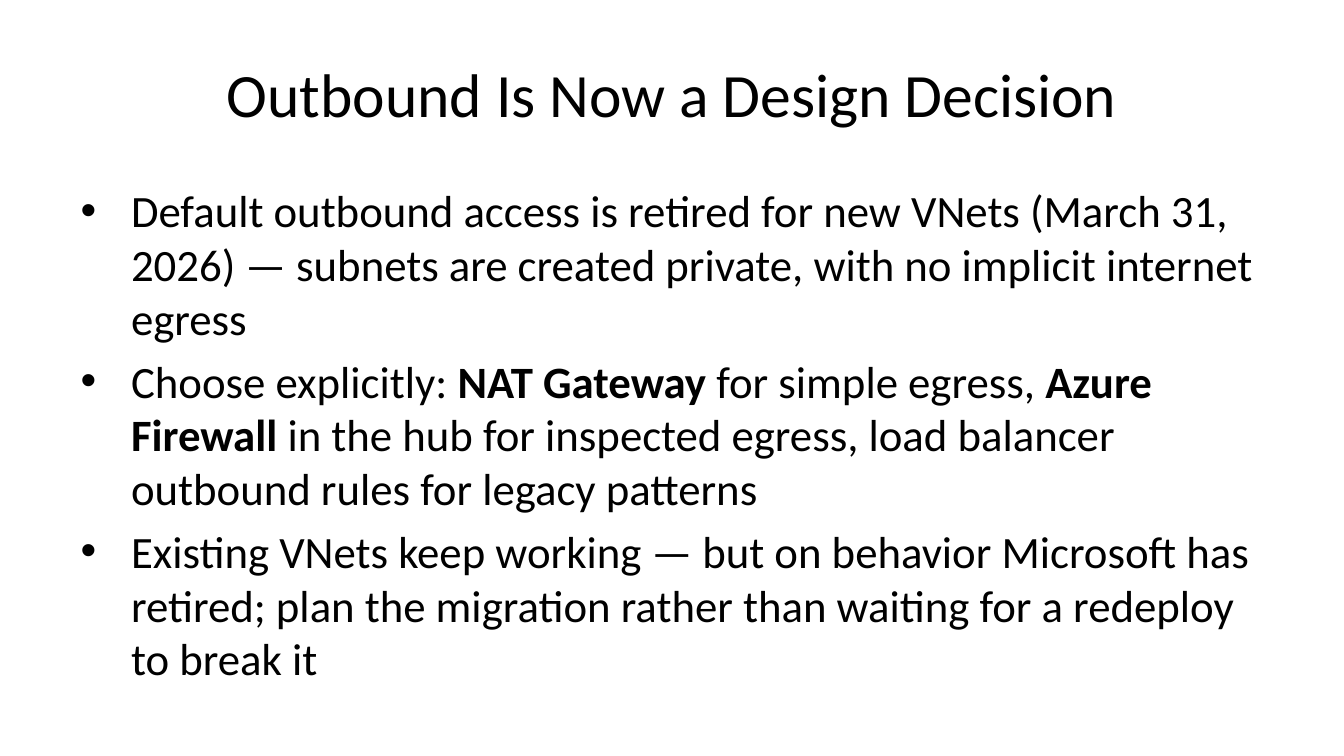
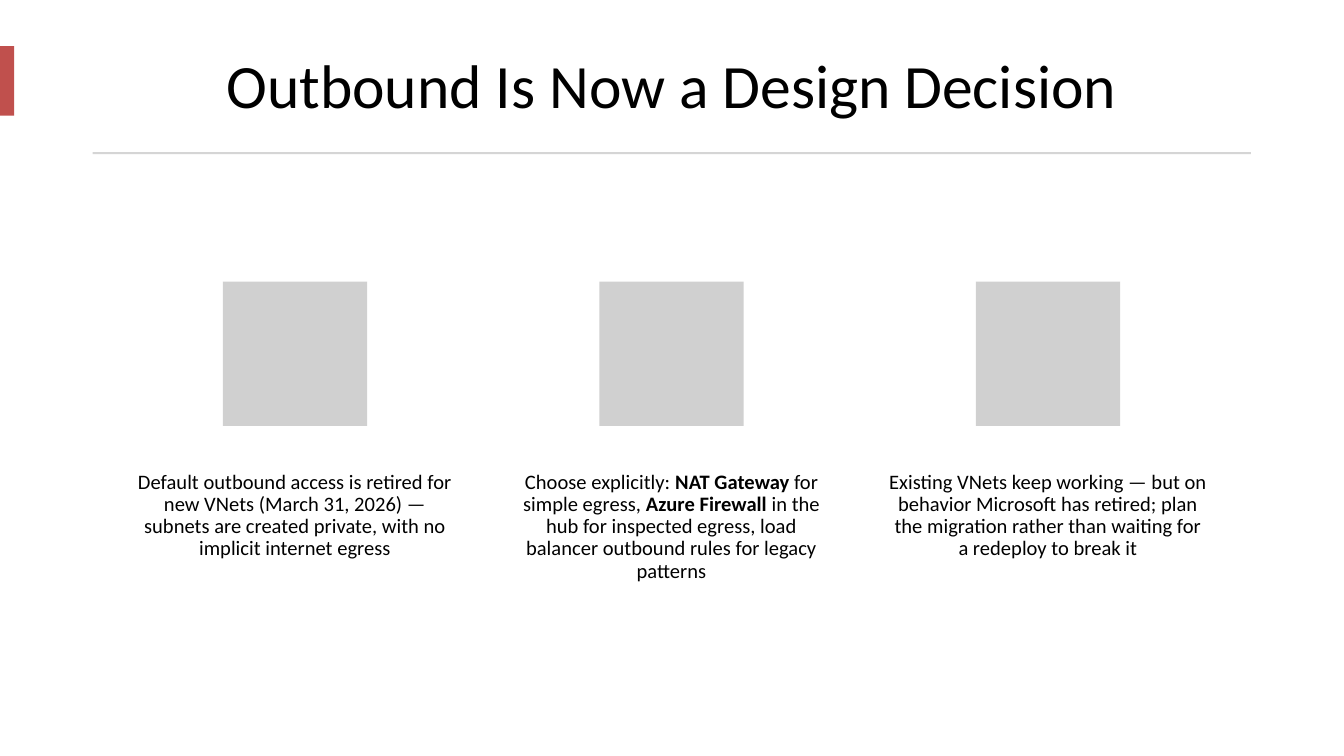
Before and after one commit to DC-AC/Azure-Precon, a slide deck: slide 60 of azure-precon-slides.pptx (slide 57 before the commit). Drawn at 1344x756 pixels with LibreOffice and Linux fonts; fonts in the diff are those of the drawing; grey boxes stand for pictures. Boxes give left, top, right and bottom in pixels: in the first picture for what was removed or moved away, otherwise in the second. Text is boxed around its words. In the diff, an @@ line names an element or a change of style, - is before the commit and + after.

```diff
--- a/azure-precon-slides.pptx
+++ b/azure-precon-slides.pptx
@@ title "Outbound Is Now a Design ...": place and size @@
-title "Outbound Is Now a Design ..." at box(227, 74, 1117, 128)
+title "Outbound Is Now a Design ..." at box(227, 65, 1116, 119)
@@ rectangle added at box(0, 46, 13, 116), fill #C0504D @@
@@ rectangle added at box(93, 152, 1251, 153), fill #D5D5D5 @@
@@ text removed at box(131, 194, 1252, 676) @@
-• Default outbound access is retired for new VNets (March 31, 2026) — subnets are created private, with no implicit internet egress
-• Choose explicitly: NAT Gateway for simple egress, Azure Firewall in the hub for inspected egress, load balancer outbound rules for legacy patterns
-• Existing VNets keep working — but on behavior Microsoft has retired; plan the migration rather than waiting for a redeploy to break it
@@ group added at box(138, 282, 1207, 582): 3 pictures, 3 texts @@
+Default outbound access is retired for new VNets (March 31, 2026) — subnets are created private, with no implicit internet egress
+Choose explicitly: NAT Gateway for simple egress, Azure Firewall in the hub for inspected egress, load balancer outbound rules for legacy patterns
+Existing VNets keep working — but on behavior Microsoft has retired; plan the migration rather than waiting for a redeploy to break it
```
Also in this commit, not shown: 101 other slides changed, 8 slides added, 1 slide removed, 2 other files.
